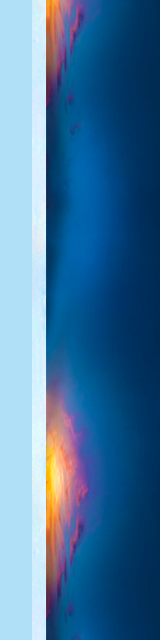
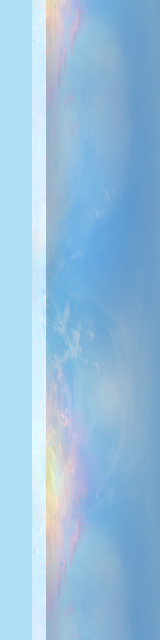
Comparing the layer stacks of the two 160×640 images. Changes:
"Layer 5": opacity 100% → 33% over [46, 0, 160, 640]
